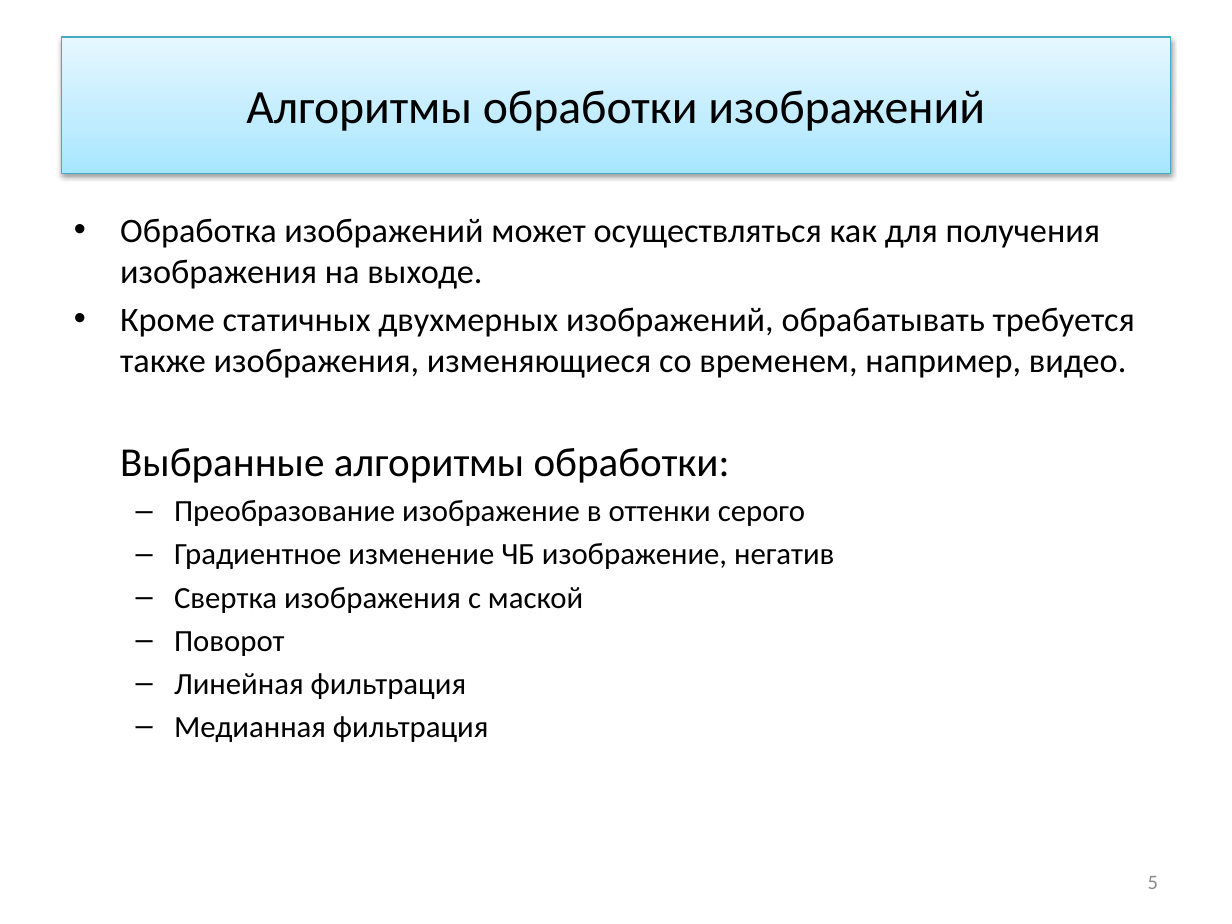
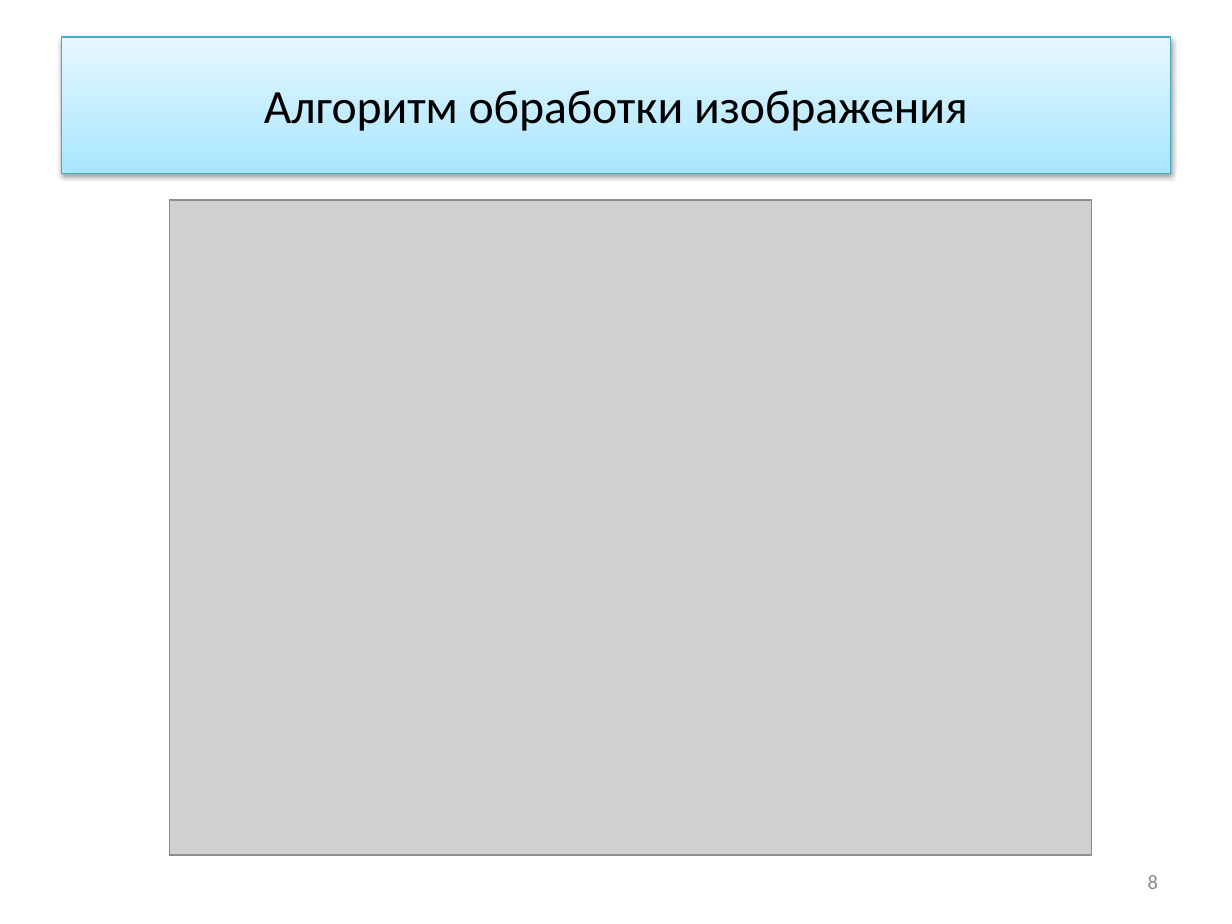
Before and after one commit to ustadenis/OpenCLImageFilter, a slide deck: slide 8 of Diplom/Презентация.pptx (slide 5 before the commit). Drawn at 1232x924 pixels with LibreOffice and Linux fonts; fonts in the diff are those of the drawing; grey boxes stand for pictures. Boxes give left, top, right and bottom in pixels: in the first picture for what was removed or moved away, otherwise in the second. Text is boxed around its words. In the diff, an @@ line names an element or a change of style, - is before the commit and + after.

Commit message:
Изменение презентации.

```diff
--- a/Diplom/Презентация.pptx
+++ b/Diplom/Презентация.pptx
@@ title at [264, 90, 968, 131]: text changed @@
-Алгоритмы обработки изображений
+Алгоритм обработки изображения
@@ picture added at [170, 200, 1092, 855] @@
@@ text removed at [120, 218, 1135, 742] @@
-• Обработка изображений может осуществляться как для получения изображения на выходе.
-• Кроме статичных двухмерных изображений, обрабатывать требуется также изображения, изменяющиеся со временем, например, видео.
-Выбранные алгоритмы обработки:
-  – Преобразование изображение в оттенки серого
-  – Градиентное изменение ЧБ изображение, негатив
-  – Свертка изображения с маской
-  – Поворот
-  – Линейная фильтрация
-  – Медианная фильтрация
@@ page number at [1148, 875, 1158, 889]: text changed @@
-5
+8
```
Also in this commit, not shown: 2 other slides changed, 10 slides added.
